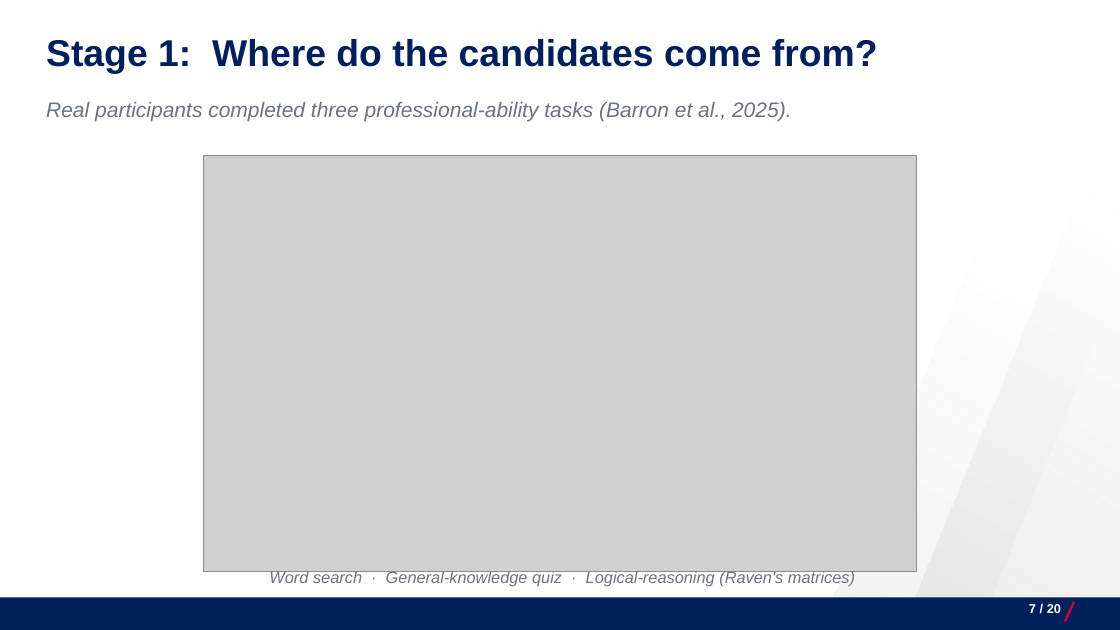
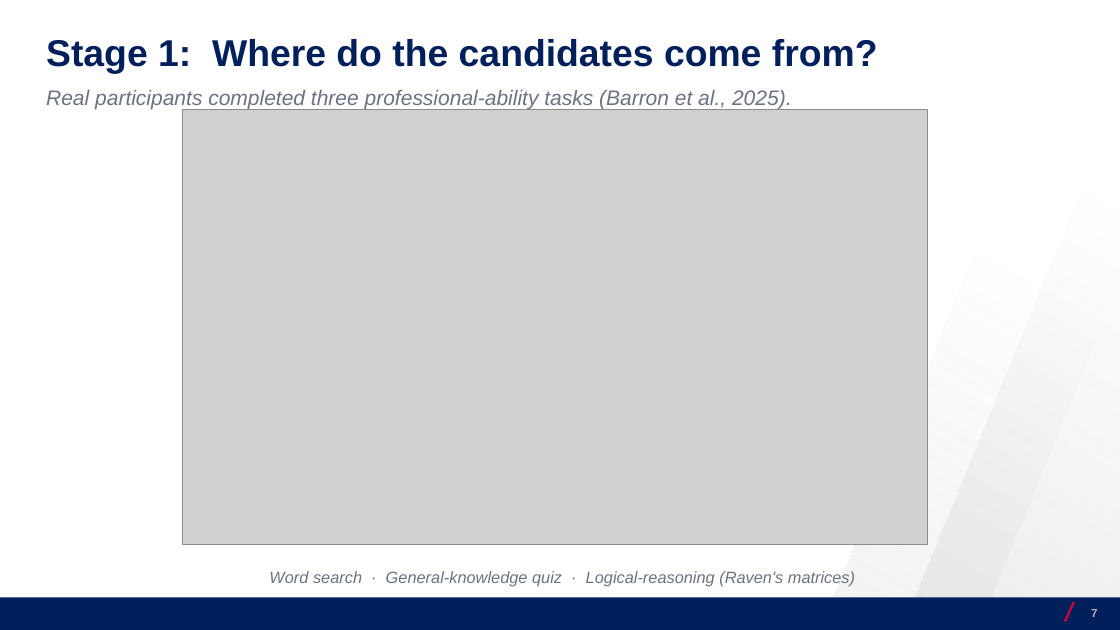
Before and after one commit to josecerv/sponsorship-network, a slide deck: slide 7 of docs/UChicago-0410.pptx. Drawn at 1120x630 pixels with LibreOffice and Linux fonts; fonts in the diff are those of the drawing; grey boxes stand for pictures; background and template pictures are left out. Boxes give left, top, right and bottom in pixels: in the first picture for what was removed or moved away, otherwise in the second. Text is boxed around its words. In the diff, an @@ line names an element or a change of style, - is before the commit and + after.

```diff
--- a/docs/UChicago-0410.pptx
+++ b/docs/UChicago-0410.pptx
@@ text "Real participants completed three professional-ability ...": place and size @@
-text "Real participants completed three professional-ability ..." at (46,102,792,122)
+text "Real participants completed three professional-ability ..." at (46,90,792,109)
@@ picture: place and size @@
-picture at (203,155,917,571)
+picture at (183,109,928,544)
@@ page number at (1091,609,1097,617): text changed; size 11 to 10 pt; text colour #FFFFFF to #AFAFAF @@
-7 / 20
+7
```
Also in this commit, not shown: 17 other slides changed, 2 slides added, 2 slides removed, 28 other files.
